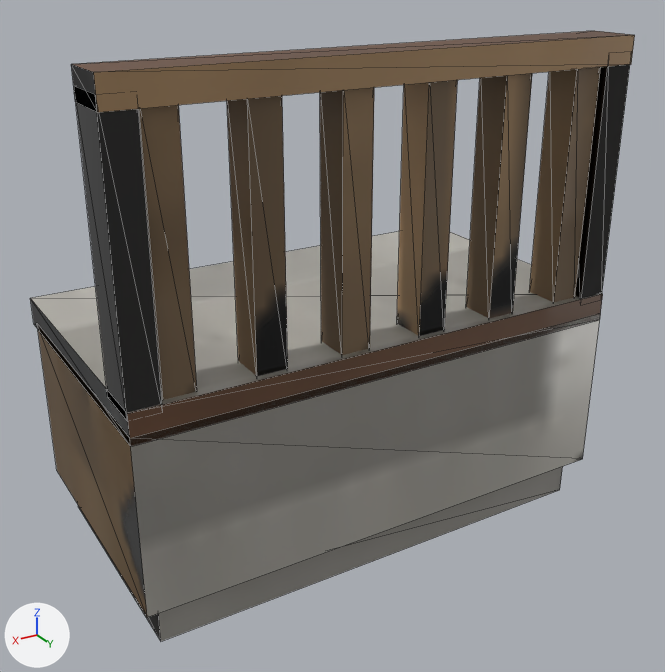
Two versions of the FBX model art/house/fbx/H_HallBench_3.fbx, one commit apart.
One viewpoint serves both versions: a 50 mm camera at (3.05, 5.27, 3.95) aimed at (-0.02, 0.16, 1.4). The axes (+X, +Y, +Z) are drawn at lower left. The lights are the same throughout. The picture after the commit comes second. Mesh edges are drawn as thin lines.

Names of what the first picture shows: 'H_HallBench_3'.
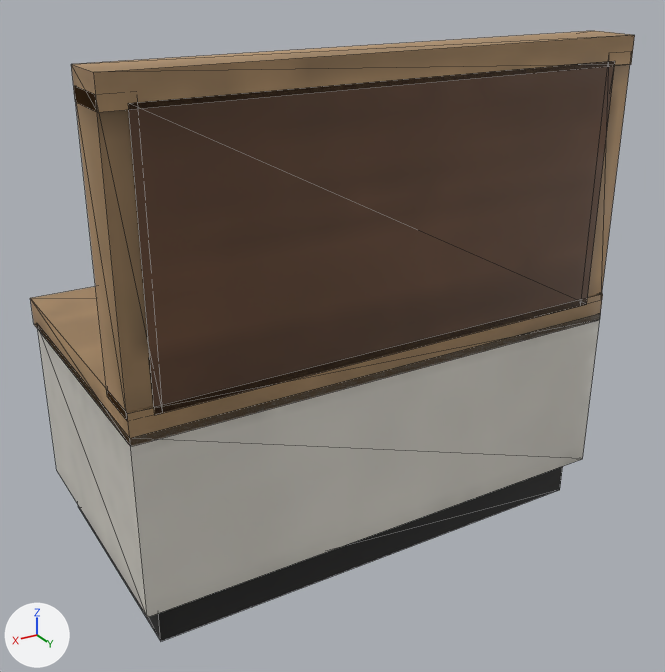
Where the change shows, as pixel boxes (x1, y1, x2, y2) in the pictures (665 x 672 px):
part 1 of me_h_hallbench_3, added (brown)
    after: (128, 61, 615, 415)
part 2 of me_h_hallbench_3, surface changed (lighter)
    both: (30, 31, 632, 641)

Patch to the scene script:
```diff
--- a/art/house/fbx/H_HallBench_3.fbx.py
+++ b/art/house/fbx/H_HallBench_3.fbx.py
@@ me_h_hallbench_3 @@
 # used by ob_h_hallbench_3; location = (0.0, 0.0, 0.0)
-me_h_hallbench_3.from_pydata(...)  # 112 vertices, 168 faces; spans x -1.75..1.75, y -1.0..1.0, z 0.0..3.4
+me_h_hallbench_3.from_pydata(...)  # 120 vertices, 180 faces; spans x -1.75..1.75, y -1.0..1.0, z 0.0..3.4
+# me_h_hallbench_3 part 1: a new loose piece, a box spanning x -1.6..1.6, y 0.9..1.0, z 1.6..3.25, in mat_h_storage2
+# me_h_hallbench_3 part 2: 168 kept faces spanning x -1.75..1.75, y -1.0..1.0, z 0.0..3.4 get new texture (UV) coordinates
 me_h_hallbench_3.materials.append(mat_h_storage2)
```
